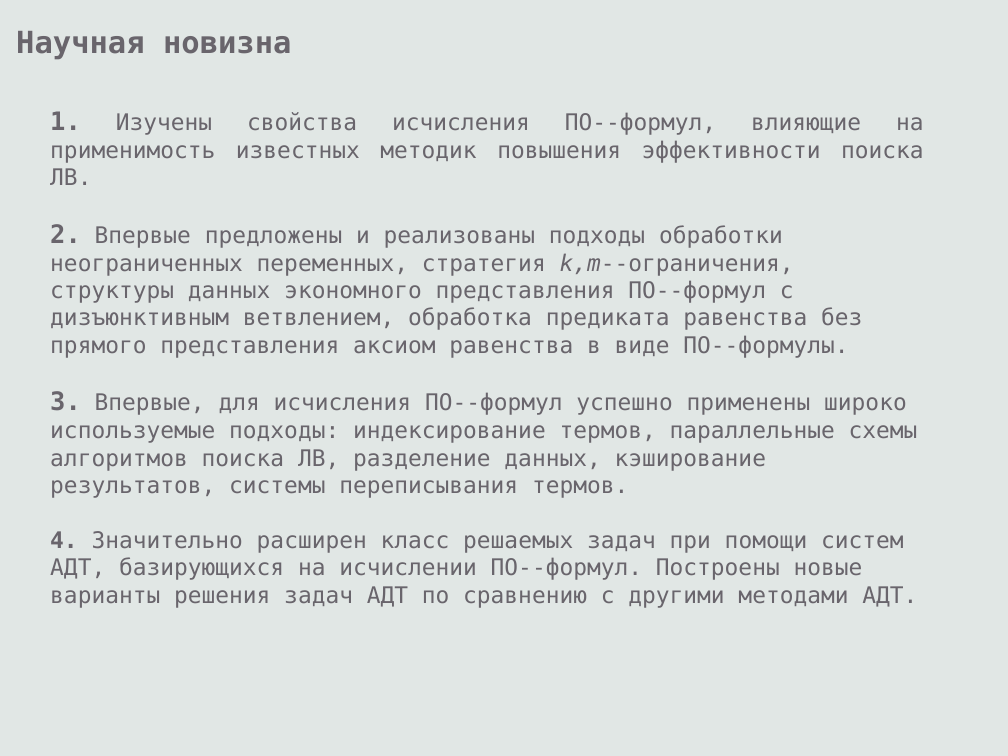
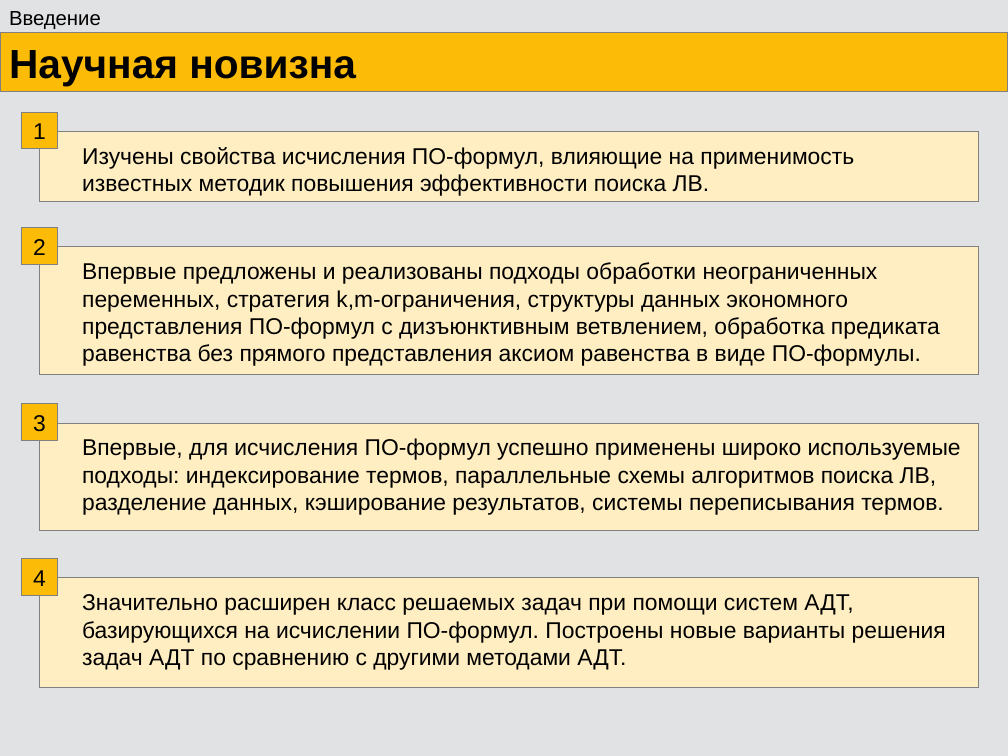
Before and after one commit to eugeneai/prisnif, a slide deck: slide 7 of brick/pres/pacman.odp (slide 9 before the commit). Drawn at 1008x756 pixels with LibreOffice and Linux fonts; fonts in the diff are those of the drawing. Boxes give left, top, right and bottom in pixels: in the first picture for what was removed or moved away, otherwise in the second. Text is boxed around its words. In the diff, an @@ line names an element or a change of style, - is before the commit and + after.

```diff
--- a/brick/pres/pacman.odp
+++ b/brick/pres/pacman.odp
@@ background #E1E7E5 to #E1E2E4 @@
@@ text added at box(9, 11, 101, 29), 16 pt, text #000000 @@
+Введение
@@ rectangle "Научная новизна": place and size @@
-rectangle "Научная новизна" at box(16, 31, 291, 59)
+rectangle "Научная новизна" at box(0, 32, 1008, 91)
@@ rectangle "Научная новизна" at box(0, 32, 1008, 91): size 24 to 32 pt, font DejaVu Sans Mono to Arial, text colour #69656C to #000000; vertical alignment top to middle; fill none to #FCBB06; outline none to #808080 0 pt @@
@@ rectangle added at box(21, 113, 58, 149), fill #FCBB06, outline #808080 0 pt, 18 pt, text #000000 @@
+1
@@ rectangle added at box(39, 132, 979, 201), fill #FFEEC1, outline #808080 0 pt @@
@@ text added at box(82, 147, 854, 196), 18 pt, text #000000 @@
+Изучены свойства исчисления ПО-формул, влияющие на применимость
+известных методик повышения эффективности поиска ЛВ.
@@ rectangle added at box(21, 228, 58, 264), fill #FCBB06, outline #808080 0 pt, 18 pt, text #000000 @@
+2
@@ rectangle added at box(39, 247, 979, 375), fill #FFEEC1, outline #808080 0 pt @@
@@ text at box(82, 262, 940, 366): text changed; font DejaVu Sans Mono to Arial; text colour #69656C to #000000 @@
-1. Изучены свойства исчисления ПО--формул, влияющие на применимость известных методик повышения эффективности поиска ЛВ.
-2. Впервые предложены и реализованы подходы обработки неограниченных переменных, стратегия k,m--ограничения, структуры данных экономного представления ПО--формул с дизъюнктивным ветвлением, обработка предиката равенства без прямого представления аксиом равенства в виде ПО--формулы.
-3. Впервые, для исчисления ПО--формул успешно применены широко используемые подходы: индексирование термов, параллельные схемы алгоритмов поиска ЛВ, разделение данных, кэширование результатов, системы переписывания термов.
-4. Значительно расширен класс решаемых задач при помощи систем АДТ, базирующихся на исчислении ПО--формул. Построены новые варианты решения задач АДТ по сравнению с другими методами АДТ.
+Впервые предложены и реализованы подходы обработки неограниченных
+переменных, стратегия k,m-ограничения, структуры данных экономного
+представления ПО-формул с дизъюнктивным ветвлением, обработка предиката
+равенства без прямого представления аксиом равенства в виде ПО-формулы.
@@ rectangle added at box(21, 404, 58, 441), fill #FCBB06, outline #808080 0 pt, 18 pt, text #000000 @@
+3
@@ rectangle added at box(39, 424, 979, 531), fill #FFEEC1, outline #808080 0 pt @@
@@ text added at box(82, 438, 961, 515), 18 pt, text #000000 @@
+Впервые, для исчисления ПО-формул успешно применены широко используемые
+подходы: индексирование термов, параллельные схемы алгоритмов поиска ЛВ,
+разделение данных, кэширование результатов, системы переписывания термов.
@@ rectangle added at box(21, 559, 58, 595), fill #FCBB06, outline #808080 0 pt, 18 pt, text #000000 @@
+4
@@ rectangle added at box(39, 578, 979, 688), fill #FFEEC1, outline #808080 0 pt @@
@@ text added at box(82, 594, 946, 670), 18 pt, text #000000 @@
+Значительно расширен класс решаемых задач при помощи систем АДТ,
+базирующихся на исчислении ПО-формул. Построены новые варианты решения
+задач АДТ по сравнению с другими методами АДТ.
```
Also in this commit, not shown: 17 other slides changed, 32 slides added, 39 slides removed, 2 other files.
